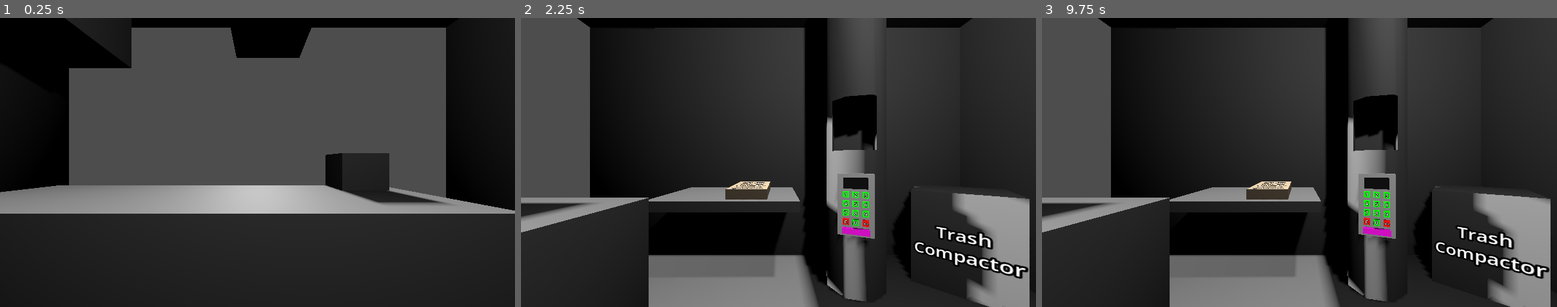
Above: before the commit, frames 1-3 (left to right).
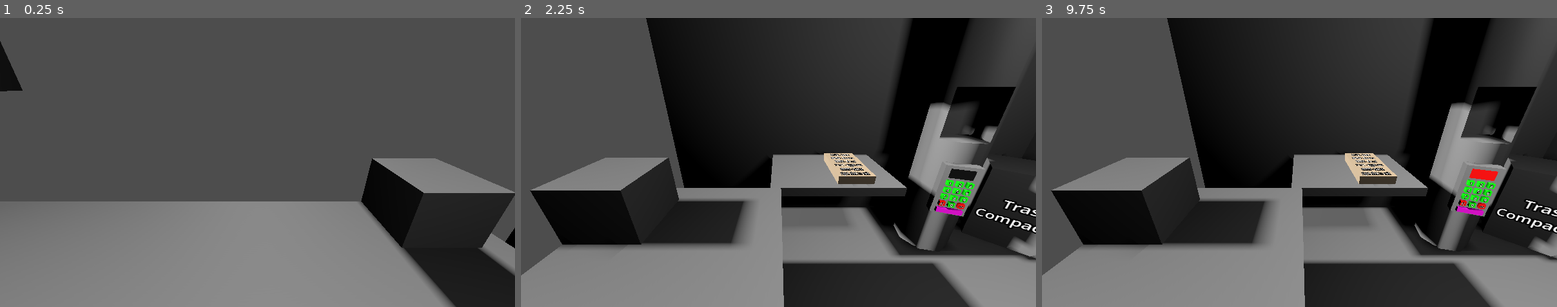
Above: after the commit, the same moments.

Repository: KristenKaiser/BadIdeas2026
Game: Godot game, scene res://Scenes/Main.tscn
The game is run twice, just before and just after one commit, with the same random seed, the same clock (stepped at 60 frames per second) and the same inputs.
Inputs (mouse positions are in pixels of both pictures, inside the frame that each line leads up to):
- Up to frame 1 (0.25 s): no input
- Up to frame 2 (2.25 s): tap Enter at 0.5, 2 s; move the mouse to (891, 148) at 0.52 s; hold Right (ui_right) 0.53-1.28 s; click (891, 148) at 0.67 s; tap Space at 1.25 s; move the mouse to (675, 176) at 1.27 s; hold Left (ui_left) 1.28-2.03 s; move the mouse to (830, 98) at 2.02 s; hold Right (ui_right) from 2.03 s (still down)
- Up to frame 3 (9.75 s): tap Space at 2.75, 4.25 s; move the mouse to (1273, 220) at 2.77 s; click (1273, 220) at 2.92 s; tap Enter at 3.5 s; move the mouse to (1454, 205) at 3.52 s; release Right (ui_right) at 3.53 s; hold Left (ui_left) 3.53-5.78 s; move the mouse to (1145, 119) at 4.27 s; move the mouse to (1325, 162) at 5.02 s; click (1325, 162) at 5.17 s; move the mouse to (1222, 90) at 5.77 s; hold Right (ui_right) 5.78-8.03 s; move the mouse to (1412, 148) at 6.52 s; move the mouse to (1196, 176) at 7.27 s; click (1196, 176) at 7.42 s; move the mouse to (1351, 98) at 8.02 s; hold Left (ui_left) 8.03-9.53 s; move the mouse to (1273, 220) at 8.77 s; move the mouse to (1454, 205) at 9.52 s; hold Right (ui_right) from 9.53 s (still down); click (1454, 205) at 9.67 s

The runs differ from the first frame. In frame 1, 60% of the frame differs, in the area x 0-100%, y 0-100%; in frame 2, 54%; in frame 3, 54%.

Commit message:
implemented conveyer

Diff:
--- /dev/null
+++ b/bad-ideas-game-jam-2026/Scenes/Box.tscn
@@ -0,0 +1,20 @@
+[gd_scene load_steps=3 format=3 uid="uid://hg2wuymgg6bs"]
+
+[ext_resource type="Script" uid="uid://cdi0harqoraet" path="res://Scripts/box.gd" id="1_8s0t8"]
+
+[sub_resource type="BoxShape3D" id="BoxShape3D_42nxc"]
+size = Vector3(0.3, 0.3, 0.3)
+
+[node name="CSGBox3D" type="CSGBox3D"]
+size = Vector3(0.3, 0.3, 0.3)
+script = ExtResource("1_8s0t8")
+
+[node name="CSGBox3D2" type="CSGBox3D" parent="."]
+transform = Transform3D(1, 0, 0, 0, 1, 0, 0, 0, 1, 0, 0.015000001, 0)
+operation = 2
+size = Vector3(0.27, 0.3, 0.27)
+
+[node name="Area3D" type="Area3D" parent="."]
+
+[node name="CollisionShape3D" type="CollisionShape3D" parent="Area3D"]
+shape = SubResource("BoxShape3D_42nxc")
--- a/bad-ideas-game-jam-2026/Scenes/Main.tscn
+++ b/bad-ideas-game-jam-2026/Scenes/Main.tscn
@@ -1,12 +1,18 @@
-[gd_scene load_steps=10 format=3 uid="uid://d0nk4t02xe8ik"]
+[gd_scene load_steps=14 format=3 uid="uid://d0nk4t02xe8ik"]
 
 [ext_resource type="PackedScene" uid="uid://uvo3k3alfmfd" path="res://Scenes/food_can.tscn" id="1_kln2b"]
 [ext_resource type="PackedScene" uid="uid://ccmmb1u17r8a0" path="res://Scenes/keypad.tscn" id="1_r150o"]
 [ext_resource type="Script" uid="uid://dxx1jykm0t1k6" path="res://Scripts/main.gd" id="1_v1gob"]
 [ext_resource type="Script" uid="uid://ojqvaarbbc86" path="res://Scripts/main_camera.gd" id="2_jw32o"]
 [ext_resource type="PackedScene" uid="uid://dg21mddb1l2b5" path="res://Scenes/Water.tscn" id="2_rgh2o"]
+[ext_resource type="Script" uid="uid://ckbgmu1338x6h" path="res://Scripts/floor.gd" id="3_bmxlf"]
 [ext_resource type="PackedScene" uid="uid://dc2ar543euyj6" path="res://Scenes/catalogue.tscn" id="3_pbw6q"]
 [ext_resource type="Script" uid="uid://cd6s54ejg8gtm" path="res://Scripts/order_tube.gd" id="3_rgh2o"]
+[ext_resource type="Script" uid="uid://1jf6gby3db6p" path="res://Scripts/box_dropper.gd" id="5_50glp"]
+[ext_resource type="PackedScene" uid="uid://denvefmpnolys" path="res://Scenes/conveyer.tscn" id="5_vy5pj"]
+
+[sub_resource type="BoxShape3D" id="BoxShape3D_4kpch"]
+size = Vector3(1, 1, 0.5)
 
 [sub_resource type="BoxShape3D" id="BoxShape3D_c1w88"]
 size = Vector3(0.33112794, 0.4994873, 0.5165771)
@@ -31,7 +37,7 @@
 shadow_enabled = true
 
 [node name="Camera3D" type="Camera3D" parent="."]
-transform = Transform3D(1.5893256e-08, 0, -1, 0, 1, 0, 1, 0, 1.5893256e-08, -0.3, 1.1, -0.9)
+transform = Transform3D(-4.371139e-08, 0.3907311, -0.9205048, 0, 0.9205048, 0.3907311, 1, 1.7079397e-08, -4.0236543e-08, -0.3, 1.75, -2.025)
 script = ExtResource("2_jw32o")
 
 [node name="room" type="Node3D" parent="."]
@@ -77,16 +83,28 @@
 size = Vector3(0.8, 0.8, 0.8)
 
 [node name="WallCenter" type="CSGBox3D" parent="room"]
-transform = Transform3D(1, 0, 0, 0, 1, 0, 0, 0, 1, -0.25000006, 0.20000005, 1.9)
-size = Vector3(6.9, 3.5, 0.1)
+transform = Transform3D(1, 0, 0, 0, 1, 0, 0, 0, 1, -0.65000015, 0.20000005, 1.9)
+size = Vector3(6.1, 3.5, 0.1)
 
 [node name="Floor" type="CSGBox3D" parent="room"]
-transform = Transform3D(1, 0, 0, 0, -4.371139e-08, -1, 0, 1, -4.371139e-08, -0.1, -1.5, -0.7)
-size = Vector3(6.8, 5.3, 0.2)
+transform = Transform3D(1, 0, 0, 0, -4.371139e-08, -1, 0, 1, -4.371139e-08, -0.44999966, -1.6500001, -0.7)
+size = Vector3(5.7000003, 5.3, 0.5)
+script = ExtResource("3_bmxlf")
+
+[node name="CSGBox3D" type="CSGBox3D" parent="room/Floor"]
+transform = Transform3D(1, 0, 0, 0, 1, 0, 0, 0, 1, 1.9, -1.8000003, -0.049999982)
+operation = 2
+size = Vector3(1, 1.4, 0.5)
+
+[node name="Area3D" type="Area3D" parent="room/Floor/CSGBox3D"]
+
+[node name="CollisionShape3D" type="CollisionShape3D" parent="room/Floor/CSGBox3D/Area3D"]
+transform = Transform3D(1, 0, 0, 0, 1, 0, 0, 0, 1, 0, 0, 0.049999982)
+shape = SubResource("BoxShape3D_4kpch")
 
 [node name="ceiling" type="CSGBox3D" parent="room"]
-transform = Transform3D(1, 0, 0, 0, -4.371139e-08, -1, 0, 1, -4.371139e-08, -0.2, 1.8999999, -0.7)
-size = Vector3(7, 5.3, 0.2)
+transform = Transform3D(1, 0, 0, 0, -4.371139e-08, -1, 0, 1, -4.371139e-08, -0.59999985, 1.8999999, -0.7)
+size = Vector3(6.2000003, 5.3, 0.2)
 
 [node name="Left" type="Node3D" parent="."]
 transform = Transform3D(1, 0, 0, 0, 1, 0, 0, 0, 1, 0, 1.2, -0.2)
@@ -168,14 +186,13 @@
 [node name="Center" type="Node3D" parent="."]
 transform = Transform3D(1, 0, 0, 0, 1, 0, 0, 0, 1, 0, 1.2, -0.2)
 
-[node name="Conveyer" type="CSGBox3D" parent="Center"]
+[node name="Conveyer" parent="Center" instance=ExtResource("5_vy5pj")]
 transform = Transform3D(1, 0, 0, 0, 1, 0, 0, 0, 1, -0.9, -0.9, -2.5)
-use_collision = true
-size = Vector3(4.4, 1, 1.4)
 
 [node name="BoxDropper" type="CSGBox3D" parent="Center"]
-transform = Transform3D(1, 0, 0, 0, 1, 0, 0, 0, 1, -2.4, 1.6000001, -2.5000005)
-size = Vector3(1, 1, 1.2)
+transform = Transform3D(1, 0, 0, 0, 1, 0, 0, 0, 1, -2.4, 1.3, -2.5000005)
+size = Vector3(1, 1.6, 1.4)
+script = ExtResource("5_50glp")
 
 [node name="TapeOTron" type="CSGBox3D" parent="Center"]
 transform = Transform3D(1, 0, 0, 0, 1, 0, 0, 0, 1, -0.19999999, 2.15, -2.2000005)
@@ -231,3 +248,5 @@
 
 [node name="Hand" type="Node3D" parent="."]
 transform = Transform3D(0.69453704, 0, -1.7763568e-15, 0, 0.10020816, 0, 0, 0, 0.38678715, 1.8000002, 0.8, -1.2)
+
+[connection signal="area_exited" from="room/Floor/CSGBox3D/Area3D" to="room/Floor" method="_on_area_3d_area_exited"]
--- /dev/null
+++ b/bad-ideas-game-jam-2026/Scenes/Managers/BoxManager.tscn
@@ -0,0 +1,6 @@
+[gd_scene load_steps=2 format=3 uid="uid://bo1cyd553pjcu"]
+
+[ext_resource type="Script" uid="uid://b2vh432yu5wnw" path="res://Scripts/Managers/box_manager.gd" id="1_ffvkd"]
+
+[node name="BoxManager" type="Node"]
+script = ExtResource("1_ffvkd")
--- /dev/null
+++ b/bad-ideas-game-jam-2026/Scenes/conveyer.tscn
@@ -0,0 +1,20 @@
+[gd_scene load_steps=3 format=3 uid="uid://denvefmpnolys"]
+
+[ext_resource type="Script" uid="uid://c2hnk6o6hj48r" path="res://Scripts/conveyer.gd" id="1_doyy2"]
+
+[sub_resource type="BoxShape3D" id="BoxShape3D_x5p7y"]
+size = Vector3(4.4, 1, 1.4)
+
+[node name="Conveyer" type="CSGBox3D"]
+use_collision = true
+size = Vector3(4.4, 1, 1.4)
+script = ExtResource("1_doyy2")
+
+[node name="Area3D" type="Area3D" parent="."]
+
+[node name="CollisionShape3D" type="CollisionShape3D" parent="Area3D"]
+transform = Transform3D(1, 0, 0, 0, 1, 0, 0, 0, 1, 5.9604645e-08, 0, -5.9604645e-08)
+shape = SubResource("BoxShape3D_x5p7y")
+
+[connection signal="area_entered" from="Area3D" to="." method="_on_area_3d_area_entered"]
+[connection signal="area_exited" from="Area3D" to="." method="_on_area_3d_area_exited"]
--- a/bad-ideas-game-jam-2026/Scripts/Global.gd
+++ b/bad-ideas-game-jam-2026/Scripts/Global.gd
@@ -1,10 +1,18 @@
 extends Node
+
+@export var conveyer_speed: float =.5
+var box_drop_speed: float =.8
+
+
 
 const MERCH_MANAGER = preload("uid://cpxhjnah05wv6")
 var merch_manager : MerchManager
 
 const CAMERA_MANAGER = preload("uid://w47oe1a1j5pu")
 var camera_manager : CameraManager
+
+const BOX_MANAGER = preload("uid://bo1cyd553pjcu")
+var box_manager : BoxManager
 
 
 func _ready() -> void:
@@ -16,3 +24,6 @@
 
 	camera_manager = CAMERA_MANAGER.instantiate()
 	add_child(camera_manager)
+
+	box_manager = BOX_MANAGER.instantiate()
+	add_child(box_manager)
--- /dev/null
+++ b/bad-ideas-game-jam-2026/Scripts/Managers/box_manager.gd
@@ -0,0 +1,12 @@
+extends Node
+class_name BoxManager
+
+var boxes : Array[Box]
+var box_dropper : BoxDropper
+
+func add_box(box : Box):
+	boxes.append(box)
+	if box.get_parent() != null:
+		box.reparent(self)
+	else:
+		add_child(box)
--- /dev/null
+++ b/bad-ideas-game-jam-2026/Scripts/box.gd
@@ -0,0 +1,30 @@
+extends Node3D
+class_name Box
+
+enum State {ENTERING, CONVEYING, EXITING}
+var current_state : State
+
+
+
+
+func _process(delta: float) -> void:
+	match current_state:
+		State.ENTERING:
+			entering(delta)
+		State.CONVEYING:
+			conveying(delta)
+		State.EXITING:
+			exiting(delta)
+
+func entering(delta: float):
+	position.y -= Global.box_drop_speed * delta
+
+func conveying(delta: float):
+	position.x += Global.conveyer_speed *delta
+
+func exiting(delta: float):
+	position.y -= Global.box_drop_speed * delta
+
+func ship():
+	Global.box_manager.box_dropper.drop_box()
+	self.queue_free()
--- /dev/null
+++ b/bad-ideas-game-jam-2026/Scripts/box_dropper.gd
@@ -0,0 +1,20 @@
+extends CSGBox3D
+class_name BoxDropper
+const BOX = preload("uid://hg2wuymgg6bs")
+
+func _ready() -> void:
+	Global.box_manager.box_dropper = self
+
+func drop_box():
+	var new_box : Box = BOX.instantiate()
+
+	Global.box_manager.add_box(new_box)
+	new_box.global_position = global_position
+	new_box.global_position.z = global_position.z + size.z/2 - new_box.size.z/2
+	new_box.current_state = new_box.State.ENTERING
+
+func _unhandled_input(event: InputEvent) -> void:
+	if event is InputEventKey:
+		if event is InputEventKey and event.pressed and event.keycode == 66:
+			print("drop box")
+			drop_box()
--- /dev/null
+++ b/bad-ideas-game-jam-2026/Scripts/conveyer.gd
@@ -0,0 +1,11 @@
+extends CSGBox3D
+
+
+func _on_area_3d_area_entered(area: Area3D) -> void:
+	if area.get_parent() is Box:
+		area.get_parent().current_state = area.get_parent().State.CONVEYING
+
+
+func _on_area_3d_area_exited(area: Area3D) -> void:
+	if area.get_parent() is Box:
+		area.get_parent().current_state = area.get_parent().State.EXITING
--- /dev/null
+++ b/bad-ideas-game-jam-2026/Scripts/floor.gd
@@ -0,0 +1,8 @@
+extends CSGBox3D
+
+
+
+
+func _on_area_3d_area_exited(area: Area3D) -> void:
+	if area.get_parent() is Box:
+		area.get_parent().ship()
--- a/bad-ideas-game-jam-2026/project.godot
+++ b/bad-ideas-game-jam-2026/project.godot
@@ -50,11 +50,3 @@
 , Object(InputEventKey,"resource_local_to_scene":false,"resource_name":"","device":-1,"window_id":0,"alt_pressed":false …(183 unchanged characters)…
 ]
 }
-ui_down={
-"deadzone": 0.5,
-"events": [Object(InputEventKey,"resource_local_to_scene":false,"resource_name":"","device":0,"window_id":0,"alt_pressed":false,"shift_pressed":false,"ctrl_pressed":false,"meta_pressed":false,"pressed":false,"keycode":4194322,"physical_keycode":0,"key_label":0,"unicode":0,"location":0,"echo":false,"script":null)
-, Object(InputEventJoypadButton,"resource_local_to_scene":false,"resource_name":"","device":0,"button_index":12,"pressure":0.0,"pressed":false,"script":null)
-, Object(InputEventJoypadMotion,"resource_local_to_scene":false,"resource_name":"","device":0,"axis":1,"axis_value":1.0,"script":null)
-, Object(InputEventKey,"resource_local_to_scene":false,"resource_name":"","device":-1,"window_id":0,"alt_pressed":false,"shift_pressed":false,"ctrl_pressed":false,"meta_pressed":false,"pressed":false,"keycode":0,"physical_keycode":83,"key_label":0,"unicode":115,"location":0,"echo":false,"script":null)
-]
-}
Not shown, added: bad-ideas-game-jam-2026/Scripts/Managers/box_manager.gd.uid
Not shown, added: bad-ideas-game-jam-2026/Scripts/box.gd.uid
Not shown, added: bad-ideas-game-jam-2026/Scripts/box_dropper.gd.uid
Not shown, added: bad-ideas-game-jam-2026/Scripts/conveyer.gd.uid
Not shown, added: bad-ideas-game-jam-2026/Scripts/floor.gd.uid
